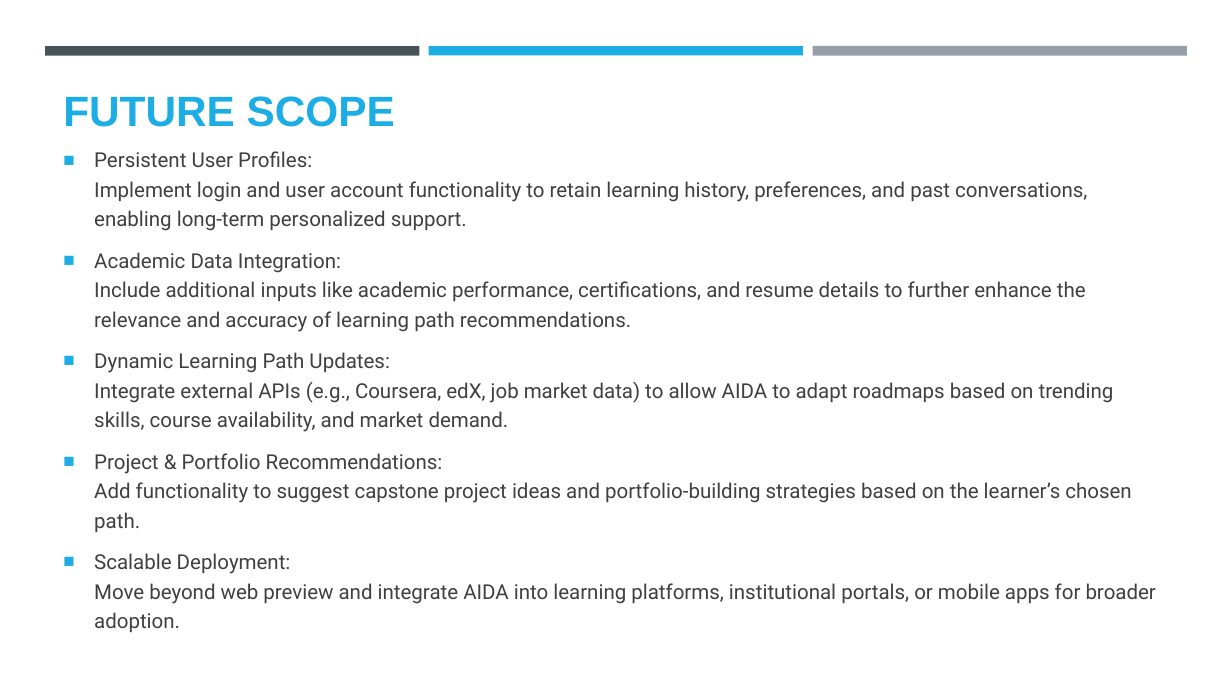
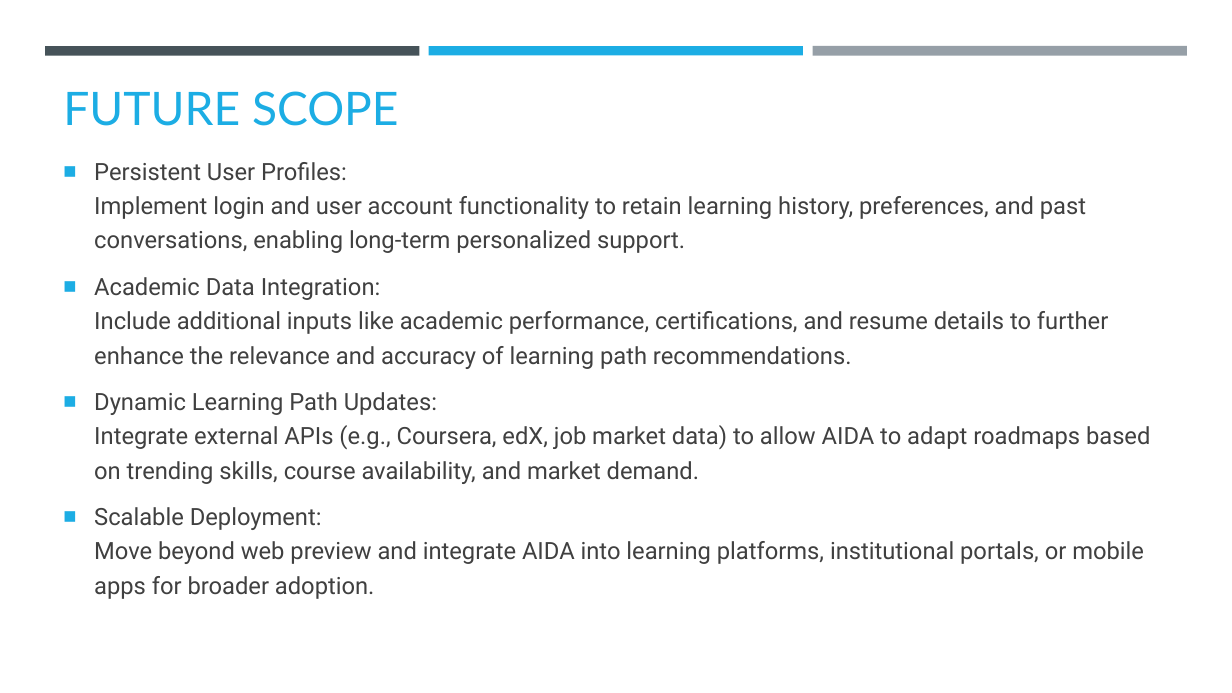
Before and after one commit to ParimalAhire/PathCraft-AIDA, a slide deck: slide 13 of ParimalAhire-PathCraft-AgenticAI.pptx (slide 9 before the commit). Drawn at 1232x693 pixels with LibreOffice and Linux fonts; fonts in the diff are those of the drawing; background and template pictures are left out. Boxes give left, top, right and bottom in pixels: in the first picture for what was removed or moved away, otherwise in the second. Text is boxed around its words. In the diff, an @@ line names an element or a change of style, - is before the commit and + after.

```diff
--- a/ParimalAhire-PathCraft-AgenticAI.pptx
+++ b/ParimalAhire-PathCraft-AgenticAI.pptx
@@ text "FUTURE SCOPE" at bbox=[63, 91, 399, 126]: size 33 to 36 pt, font Arial to Lato, bold off; line spacing 0.8 to 1 @@
@@ text "Persistent User Profiles: Implement login ...": place and size @@
-text "Persistent User Profiles: Implement login ..." at bbox=[94, 151, 1156, 632]
+text "Persistent User Profiles: Implement login ..." at bbox=[94, 162, 1150, 599]
@@ text "Persistent User Profiles: Implement login ..." at bbox=[94, 162, 1150, 599]: size 16 to 18.5 pt @@
@@ text at bbox=[94, 453, 1131, 532]: paragraph removed @@
-■ Project & Portfolio Recommendations:
-  Add functionality to suggest capstone project ideas and portfolio-building strategies based on the learner’s chosen path.
```
Also in this commit, not shown: 6 other slides changed, 11 slides added, 7 slides removed, 1 other file.
